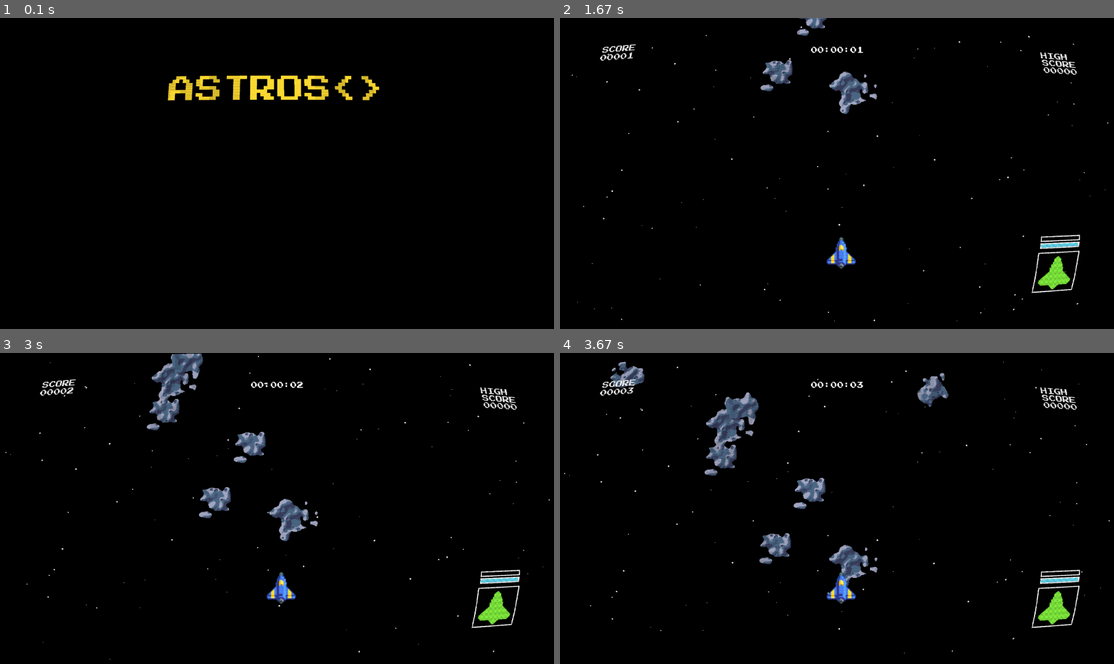
Above: before the commit, frames 1-4 (two rows, left to right).
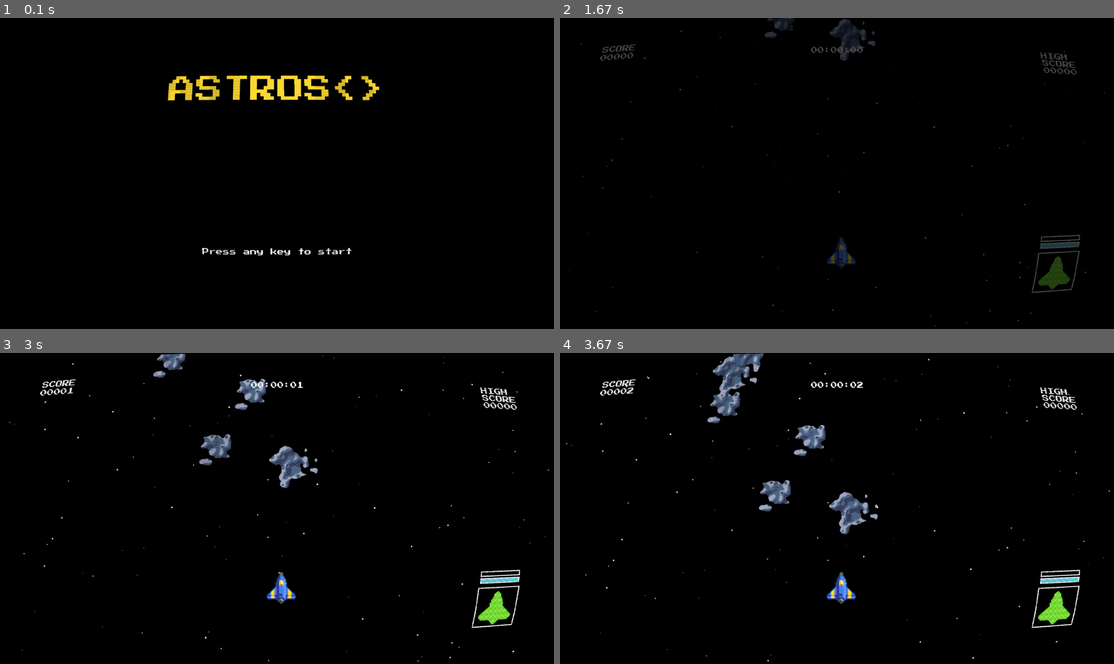
Above: after the commit, the same moments.

Repository: isGoodSoup/astros
Game: pygame game, started from main.py
The game is run twice, just before and just after one commit, with the same random seed, the same clock (stepped at 60 frames per second) and the same inputs.
Inputs:
- Up to frame 1 (0.1 s): no input
- Up to frame 2 (1.67 s): tap Enter at 0.33 s
- Up to frame 3 (3 s): no input
- Up to frame 4 (3.67 s): no input

The runs differ from the first frame. In frame 1, 0.2% of the frame differs, in the area x 36-64%, y 73-77%; in frame 2, 3.2%; in frame 3, 3.9%; in frame 4, 5.4%, in the area x 0-100%, y 0-100%.

Commit message:
add: transition fade effect

Diff:
--- a/main.py
+++ b/main.py
@@ -7,6 +7,7 @@
 from scripts.celestial import *
 from scripts.crt import CRT
 from scripts.explode import Explosion
+from scripts.fade import Fade
 from scripts.floaty import FloatingNumber
 from scripts.hud import Interface
 from scripts.impact import ImpactFrame
@@ -21,6 +22,8 @@
 pg.joystick.init()
 joysticks = [pg.joystick.Joystick(i) for i in range(pg.joystick.get_count())]
 for j in joysticks: j.init()
+
+fade = Fade()
 
 class Menu:
     def __init__(self):
@@ -43,6 +46,7 @@
         pg.display.set_caption("Astros")
         self.clock = pg.time.Clock()
         self.running = True
+        self.transitioning = False
         pg.mouse.set_visible(False)
         toggle_fullscreen()
 
@@ -53,12 +57,15 @@
                 if event.type == pg.QUIT:
                     self.running = False
                 elif event.type == pg.KEYDOWN:
-                    if event.key == pg.K_RETURN:
-                        self.init_game()
+                    if event.key == pg.K_RETURN and not self.transitioning:
+                        fade.start("out")
+                        self.transitioning = True
                 elif event.type == JOYBUTTONDOWN:
                     if event.button in range(0, 9):
-                        self.init_game()
-
+                        fade.start("out")
+                        self.transitioning = True
+
+            alpha = fade.update()
             self.screen.fill((0, 0, 0))
 
             colors = ["WHITE", (0,0,0,0)]
@@ -73,8 +80,18 @@
             self.render_surface.blit(title, (title_x, title_y))
             self.render_surface.blit(start, (start_x, title_y + 600))
             self.screen.blit(pg.transform.scale(self.render_surface, self.screen_size),(0, 0))
+            if alpha > 0:
+                fade_surface = pg.Surface((1920, 1080))
+                fade_surface.fill((0, 0, 0))
+                fade_surface.set_alpha(alpha)
+                self.render_surface.blit(fade_surface, (0, 0))
+
             self.crt.render(self.render_surface)
-            self.clock.tick(2)
+            dt = self.clock.tick(60) / 1000
+
+            if self.transitioning and not fade.active:
+                self.init_game()
+                return
 
     def init_game(self):
         game = Game(self.screen, self.screen_size,
@@ -222,9 +239,11 @@
         self.cursor_hide_delay = 3000
 
         self.game_over_fx = True
+        fade.start("in")
 
     def run(self, running, clock, screen,
             screen_size, hud_padding, hud_ratio, crt, font):
+        clock.tick()
         while running:
             for event in pg.event.get():
                 if event.type == pg.QUIT:
@@ -284,8 +303,8 @@
             if not running:
                 break
 
-            screen.fill((0,0,0))
-            dt = clock.get_time()/1000
+            screen.fill((0, 0, 0))
+            dt = clock.tick(self.fps) / 1000
 
             self.update_movement(dt, screen_size)
 
@@ -316,8 +335,18 @@
             render = [0,0]
             if self.screen_shake:
                 render = self.ship.taken_damage()
+                if joysticks:
+                    joysticks[0].rumble(0.5, 1, 20)
             if not self.game_over:
                 screen.blit(pg.transform.scale(screen, screen_size), render)
+
+            alpha = fade.update()
+            if alpha > 0:
+                fade_surface = pg.Surface(screen_size)
+                fade_surface.fill((0, 0, 0))
+                fade_surface.set_alpha(alpha)
+                screen.blit(fade_surface, (0, 0))
+
             crt.render(screen)
         pg.quit()
 
@@ -726,7 +755,6 @@
             if self.seconds % 48 == 0:
                 self.asteroid_spawn_interval = max(100,self.asteroid_spawn_interval - 10)
                 self.asteroid_spawn_count = min(32, self.asteroid_spawn_count + 1)
-                self.ship.velocity = min(24, int(self.ship.velocity) + 1)
             if self.seconds >= 60:
                 self.level_enemies()
                 self.seconds = 0
--- /dev/null
+++ b/scripts/fade.py
@@ -0,0 +1,30 @@
+import pygame
+
+
+class Fade:
+    def __init__(self, duration=1000):
+        self.duration = duration
+        self.start_time = None
+        self.active = False
+        self.mode = "in"
+
+    def start(self, mode="out"):
+        self.mode = mode
+        self.start_time = pygame.time.get_ticks()
+        self.active = True
+
+    def update(self):
+        if not self.active:
+            return 0
+
+        elapsed = pygame.time.get_ticks() - self.start_time
+        t = min(1.0, elapsed / self.duration)
+
+        if self.mode == "out":
+            alpha = int(255 * t)
+        else:
+            alpha = int(255 * (1 - t))
+
+        if t >= 1.0:
+            self.active = False
+        return alpha
